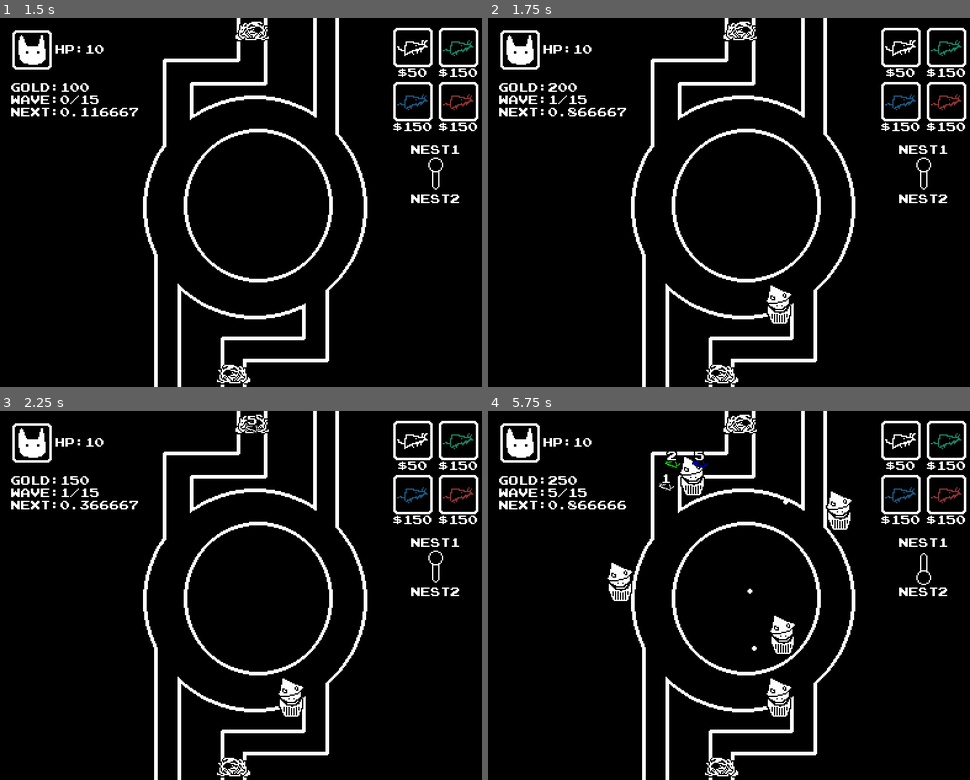
Above: before the commit, frames 1-4 (two rows, left to right).
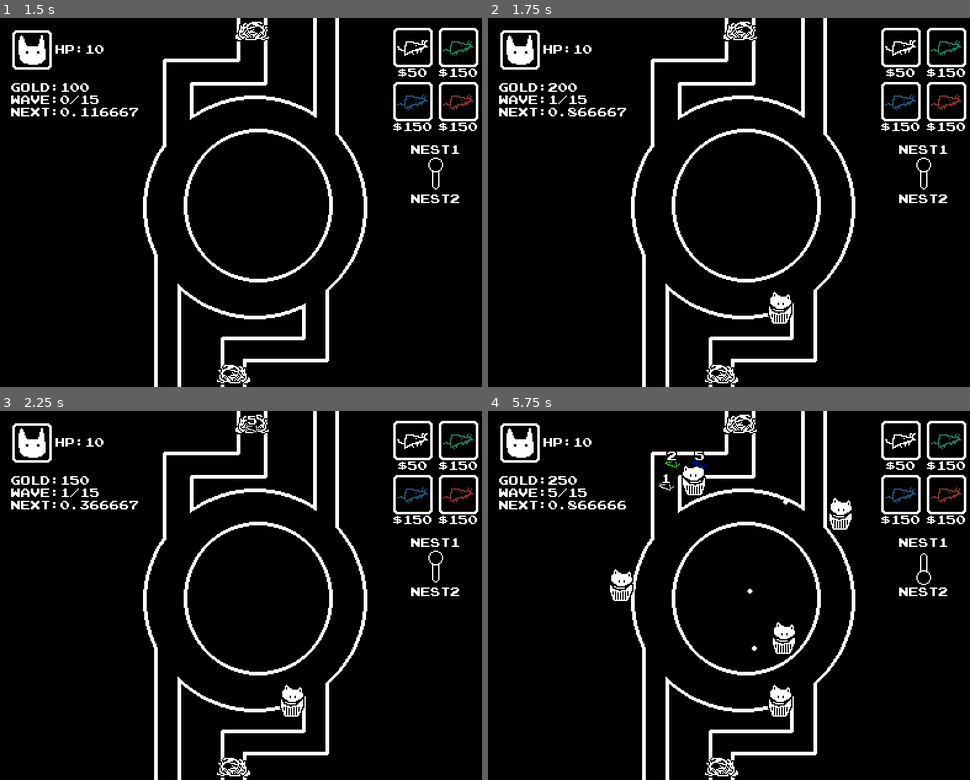
Above: after the commit, the same moments.

Repository: andymjchang/gmtk-2023
Game: Godot game, scene res://Scenes/Title.tscn
Two runs of this game, one before a commit and one after it. Both use one fixed random seed, a clock stepped at 60 frames per second and the inputs below.
Inputs (mouse positions are in pixels of both pictures, inside the frame that each line leads up to):
- Up to frame 1 (1.5 s): move the mouse to (245, 305) at 0.52 s; click (245, 305) at 0.6 s; tap Enter at 1.25 s; move the mouse to (33, 51) at 1.27 s; click (33, 51) at 1.35 s
- Up to frame 2 (1.75 s): no input
- Up to frame 3 (2.25 s): tap Space at 2 s; move the mouse to (414, 440) at 2.02 s; click (414, 440) at 2.1 s
- Up to frame 4 (5.75 s): move the mouse to (945, 440) at 2.77 s; click (945, 440) at 2.85 s; move the mouse to (902, 495) at 3.52 s; click (902, 495) at 3.6 s; move the mouse to (945, 495) at 4.27 s; click (945, 495) at 4.35 s; move the mouse to (921, 565) at 5.02 s; click (921, 565) at 5.1 s

Frame 1 is identical in both runs. In frame 2, 0.2% of the frame differs, in the area x 57-64%, y 72-82%; in frame 3, 0.2%; in frame 4, 0.8%, in the area x 24-76%, y 12-82%.

Commit message:
upgrade pathway

Diff:
--- a/Objects/PrefabTest.gd
+++ b/Objects/PrefabTest.gd
@@ -8,6 +8,9 @@
 
 func _ready():
 	$Timer.start()
+
+	# pick random frame but not frame 0
+	$Sprite.frame = (randi() % 4) + 1
 
 func modulate_color():
 	$Sprite.material.set_shader_param("outline_color", ColorN(colorType, 1))
--- a/Scenes/Main.gd
+++ b/Scenes/Main.gd
@@ -6,7 +6,7 @@
 var playerGold := 100
 var currentWave := 0
 var totalWaves := 15
-var elementArray = ["red", "green", "blue"]
+var elementArray = ["red", "darkgreen", "blue"]
 onready var trackID = get_node("Track1")
 
 func _ready():
@@ -46,7 +46,11 @@
 	if towerNode.colorType == "white":
 		towerNode.colorType = elementArray[randi() % 3]
 		towerNode.modulate_color()
-		print(towerNode.colorType)
+	elif towerNode.get_node("Sprite").frame > 0: # not crowned yet
+		towerNode.get_node("Sprite").frame = 0
+	else: #pick another tower
+		new_tower()
+
 
 func place_unit(p_cost, p_color):
 	if playerGold >= p_cost:
